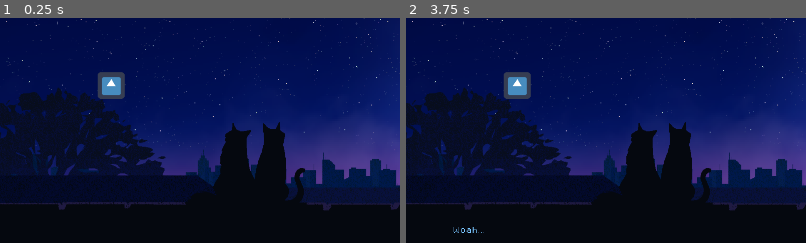
Above: before the commit, frames 1-2 (left to right).
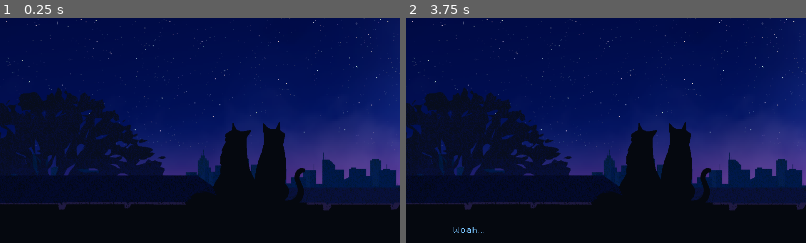
Above: after the commit, the same moments.

Repository: eilamg/Cosmicats
Game: Godot game, scene res://Main.tscn
Two runs of this game, one before a commit and one after it. Both use one fixed random seed, a clock stepped at 60 frames per second and the inputs below. The engine's default icon, where the game draws it, is replaced by a stand-in: a white triangle on a blue panel in a dark square.
Inputs (mouse positions are % of the whole screen's width and height, from its top left):
- Up to frame 1 (0.25 s): no input
- Up to frame 2 (3.75 s): tap Enter at 0.5, 2, 3.5 s; move the mouse to (72, 45) at 0.52 s; right-click (72, 45) at 0.6 s; click (72, 45) at 0.67 s; tap Space at 1.25, 2.75 s; drag from (30, 55) to (45, 70) at 1.27 s; move the mouse to (60, 28) at 2.02 s; right-click (60, 28) at 2.1 s; drag from (45, 70) to (20, 35) at 2.77 s; move the mouse to (80, 65) at 3.52 s; hold Down (ui_down) from 3.53 s (still down); right-click (80, 65) at 3.6 s
The pictures show only the part of the screen within x 15-65%, y 49-99%; the shares and areas given below are measured in that part.

The runs differ from the first frame. In frame 1, 0.8% of the frame differs, in the area x 24-32%, y 24-36%; in frame 2, 0.8%.

Commit message:
Improve parallax

Diff:
--- a/Main.gd
+++ b/Main.gd
@@ -3,21 +3,23 @@
 
 var Star = preload("res://star/Star.tscn")
 
+onready var constellations = $Constellations
 
-var ordered_constellations = ['Fish', 'Mermaid', 'Catfish', 'SchoolOfFish', 'Octopus', 'Jellyfish', 'Squid', 'Shark', 'Ship']
+# var ordered_constellations = ['Fish', 'Mermaid', 'Catfish', 'SchoolOfFish', 'Octopus', 'Jellyfish', 'Squid', 'Shark', 'Ship']
+var ordered_constellations = ['Fish', 'Mermaid', 'Catfish', 'SchoolOfFish', 'Octopus', 'Jellyfish', 'Ship']
 var current_stage = -1
 
 
 func _ready():
     randomize()
-    $Parallax/Cats/Dialogue.connect("request_next_constellations", self, "_on_constellations_requested")
+    $ParallaxFG/Cats/Dialogue.connect("request_next_constellations", self, "_on_constellations_requested")
     spawn_star_groups()
     hide_away_constellations()
     # spawn_random_stars(100)
 
 
 func hide_away_constellations():
-    for constellation in $Constellations.get_children():
+    for constellation in constellations.get_children():
         constellation.position = Vector2(-500, -500)
         constellation.zero_alpha()
 
@@ -27,16 +29,16 @@
     var c = ordered_constellations[current_stage]
 
     var constellation = get_node("Constellations/" + c)
-    constellation.global_position = $Parallax/Cats/constellation_spawn_0.global_position  # TODO
-    constellation.connect("constellation_finished", $Parallax/Cats/Dialogue, "_on_constellation_finished")
+    constellation.global_position = $Camera.position + Vector2(1920, 1080) / 2 + Vector2(0, 100);
+    constellation.connect("constellation_finished", $ParallaxFG/Cats/Dialogue, "_on_constellation_finished")
     constellation.fade_in()
 
 
 func spawn_star_groups():
-    for constellation in $Constellations.get_children():
+    for constellation in constellations.get_children():
         var star_group = StarGroup.new(constellation, constellation.position, constellation.axis.rotation, constellation.axis.scale.x == -1)
         star_group.name = constellation.name
-        $Parallax/Sky/Stars.add_child(star_group)
+        $ParallaxBG/Sky/Stars.add_child(star_group)
 
 
 func spawn_random_stars(n):
@@ -44,7 +46,7 @@
         var s = Star.instance()
         s.position = Vector2(randf() * 3840, 100 + randf() * 1080)
         s.name = 'Star'
-        $Parallax/Sky/Stars.add_child(s)
+        $ParallaxBG/Sky/Stars.add_child(s)
 
 
 func _input(event):
--- a/Main.tscn
+++ b/Main.tscn
@@ -31,7 +31,6 @@
 [ext_resource path="res://constellations/jellyfish/silhouette.png" type="Texture" id=29]
 [ext_resource path="res://constellations/jellyfish/art.png" type="Texture" id=30]
 [ext_resource path="res://constellations/jellyfish/skeleton.png" type="Texture" id=31]
-[ext_resource path="res://icon.png" type="Texture" id=32]
 [ext_resource path="res://constellations/ship/silhouette.png" type="Texture" id=33]
 [ext_resource path="res://constellations/ship/skeleton.png" type="Texture" id=34]
 [ext_resource path="res://constellations/ship/art.png" type="Texture" id=35]
@@ -77,90 +76,68 @@
 "_edit_use_anchors_": false
 }
 
-[node name="Parallax" type="ParallaxBackground" parent="."]
+[node name="ParallaxBG" type="ParallaxBackground" parent="."]
 layer = -1
 
-[node name="Sky" type="ParallaxLayer" parent="Parallax"]
+[node name="Sky" type="ParallaxLayer" parent="ParallaxBG"]
 __meta__ = {
 "_editor_description_": ""
 }
 
-[node name="sky" type="Sprite" parent="Parallax/Sky"]
+[node name="sky" type="Sprite" parent="ParallaxBG/Sky"]
 texture = ExtResource( 4 )
 centered = false
 
-[node name="bg_stars" type="Sprite" parent="Parallax/Sky"]
+[node name="bg_stars" type="Sprite" parent="ParallaxBG/Sky"]
 material = SubResource( 3 )
 texture = ExtResource( 3 )
 centered = false
 
-[node name="Stars" type="Node2D" parent="Parallax/Sky"]
-
-[node name="Bg0" type="ParallaxLayer" parent="Parallax"]
+[node name="Stars" type="Node2D" parent="ParallaxBG/Sky"]
+
+[node name="Bg0" type="ParallaxLayer" parent="ParallaxBG"]
 motion_scale = Vector2( 0.85, 1 )
 motion_offset = Vector2( -190, 0 )
 __meta__ = {
 "_editor_description_": ""
 }
 
-[node name="bg" type="Sprite" parent="Parallax/Bg0"]
+[node name="bg" type="Sprite" parent="ParallaxBG/Bg0"]
 texture = ExtResource( 12 )
 centered = false
 
-[node name="Bg1" type="ParallaxLayer" parent="Parallax"]
+[node name="Bg1" type="ParallaxLayer" parent="ParallaxBG"]
 motion_scale = Vector2( 0.6, 1 )
 motion_offset = Vector2( -400, 0 )
 __meta__ = {
 "_editor_description_": ""
 }
 
-[node name="mg1" type="Sprite" parent="Parallax/Bg1"]
+[node name="mg1" type="Sprite" parent="ParallaxBG/Bg1"]
 texture = ExtResource( 14 )
 centered = false
 
-[node name="Bg2" type="ParallaxLayer" parent="Parallax"]
+[node name="Bg2" type="ParallaxLayer" parent="ParallaxBG"]
 motion_scale = Vector2( 0.4, 1 )
 motion_offset = Vector2( -650, 0 )
 __meta__ = {
 "_editor_description_": ""
 }
 
-[node name="mg2" type="Sprite" parent="Parallax/Bg2"]
+[node name="mg2" type="Sprite" parent="ParallaxBG/Bg2"]
 texture = ExtResource( 15 )
 centered = false
 
-[node name="Bg3" type="ParallaxLayer" parent="Parallax"]
+[node name="Bg3" type="ParallaxLayer" parent="ParallaxBG"]
 motion_scale = Vector2( 0.25, 1 )
 motion_offset = Vector2( -800, 0 )
 __meta__ = {
 "_editor_description_": ""
 }
 
-[node name="mg3" type="Sprite" parent="Parallax/Bg3"]
+[node name="mg3" type="Sprite" parent="ParallaxBG/Bg3"]
 texture = ExtResource( 13 )
 centered = false
-
-[node name="Cats" type="ParallaxLayer" parent="Parallax"]
-motion_scale = Vector2( -0.07, 1 )
-motion_offset = Vector2( -1030, 0 )
-__meta__ = {
-"_editor_description_": ""
-}
-
-[node name="cats" type="Sprite" parent="Parallax/Cats"]
-texture = ExtResource( 5 )
-centered = false
-
-[node name="constellation_spawn_0" type="Sprite" parent="Parallax/Cats"]
-position = Vector2( 1580, 690 )
-texture = ExtResource( 32 )
-
-[node name="constellation_spawn_1" type="Position2D" parent="Parallax/Cats"]
-position = Vector2( 2200, 690 )
-
-[node name="Dialogue" parent="Parallax/Cats" instance=ExtResource( 19 )]
-margin_left = 961.085
-margin_right = 2881.08
 
 [node name="Constellations" type="Node2D" parent="."]
 
@@ -561,6 +538,24 @@
 
 [node name="Art" parent="Constellations/Ship/Axis" index="4"]
 texture = ExtResource( 35 )
+
+[node name="ParallaxFG" type="ParallaxBackground" parent="."]
+layer = 1
+
+[node name="Cats" type="ParallaxLayer" parent="ParallaxFG"]
+motion_scale = Vector2( -0.07, 1 )
+motion_offset = Vector2( -1030, 0 )
+__meta__ = {
+"_editor_description_": ""
+}
+
+[node name="cats" type="Sprite" parent="ParallaxFG/Cats"]
+texture = ExtResource( 5 )
+centered = false
+
+[node name="Dialogue" parent="ParallaxFG/Cats" instance=ExtResource( 19 )]
+margin_left = 961.085
+margin_right = 2881.08
 
 [connection signal="mouse_entered" from="Camera/LeftMargin" to="Camera" method="_on_LeftMargin_mouse_entered"]
 [connection signal="mouse_exited" from="Camera/LeftMargin" to="Camera" method="_on_LeftMargin_mouse_exited"]
Not shown: 1 places in Main.tscn that only renumber resources
